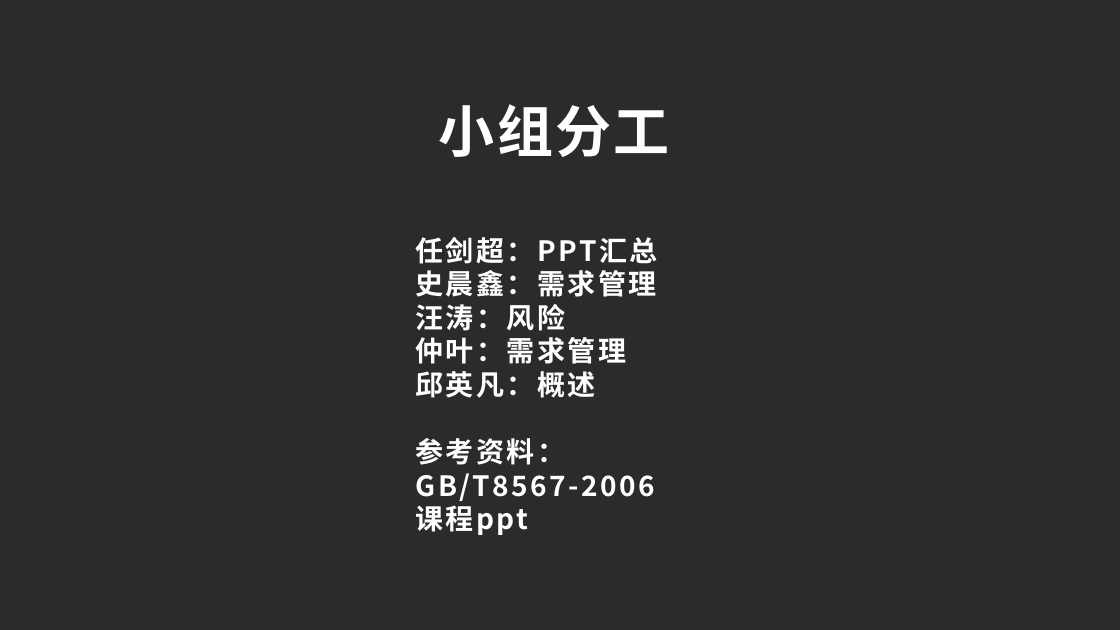
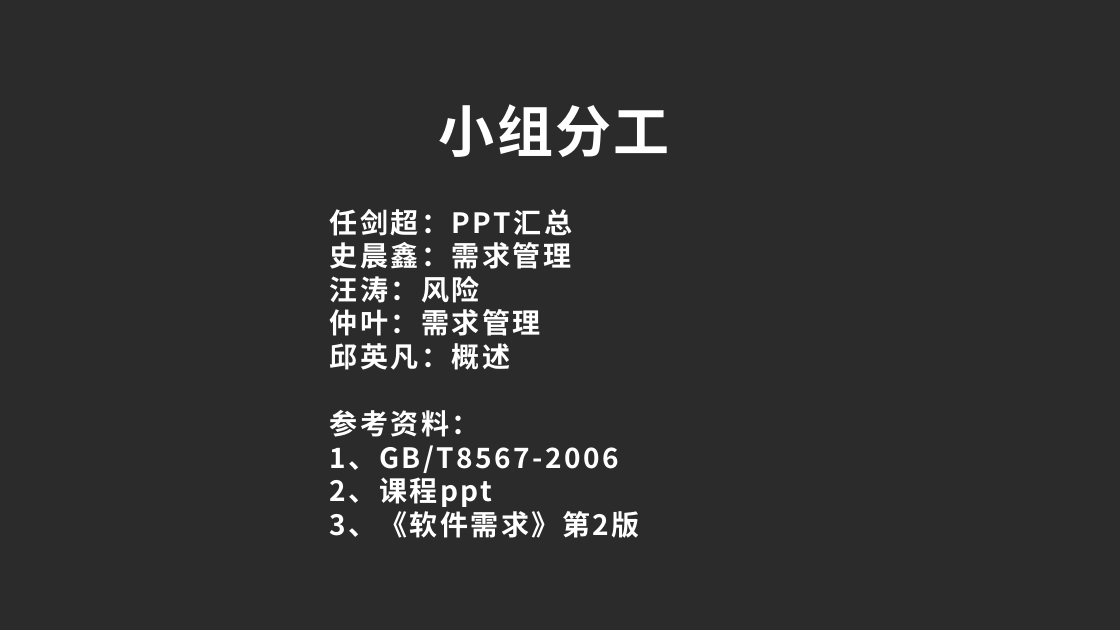
Before and after one commit to PRD2017G23/PRD2017G23, a slide deck: slide 37 of 需求工程项目计划ppt.pptx (slide 33 before the commit). Drawn at 1120x630 pixels with LibreOffice and Linux fonts; fonts in the diff are those of the drawing; background and template pictures are left out; a plain dark background stands for a picture behind light text. Boxes give left, top, right and bottom in pixels: in the first picture for what was removed or moved away, otherwise in the second. Text is boxed around its words. In the diff, an @@ line names an element or a change of style, - is before the commit and + after.

Commit message:
需求工程项目计划书与PPT

```diff
--- a/需求工程项目计划ppt.pptx
+++ b/需求工程项目计划ppt.pptx
@@ text "任剑超：PPT汇总": place and size @@
-text "任剑超：PPT汇总" at box(415, 237, 657, 535)
+text "任剑超：PPT汇总" at box(330, 209, 640, 538)
@@ text at box(330, 445, 640, 538): text changed @@
-GB/T8567-2006
-课程ppt
+1、GB/T8567-2006
+2、课程ppt
+3、《软件需求》第2版
```
Also in this commit, not shown: 10 other slides changed, 4 slides added, 1 other file.
